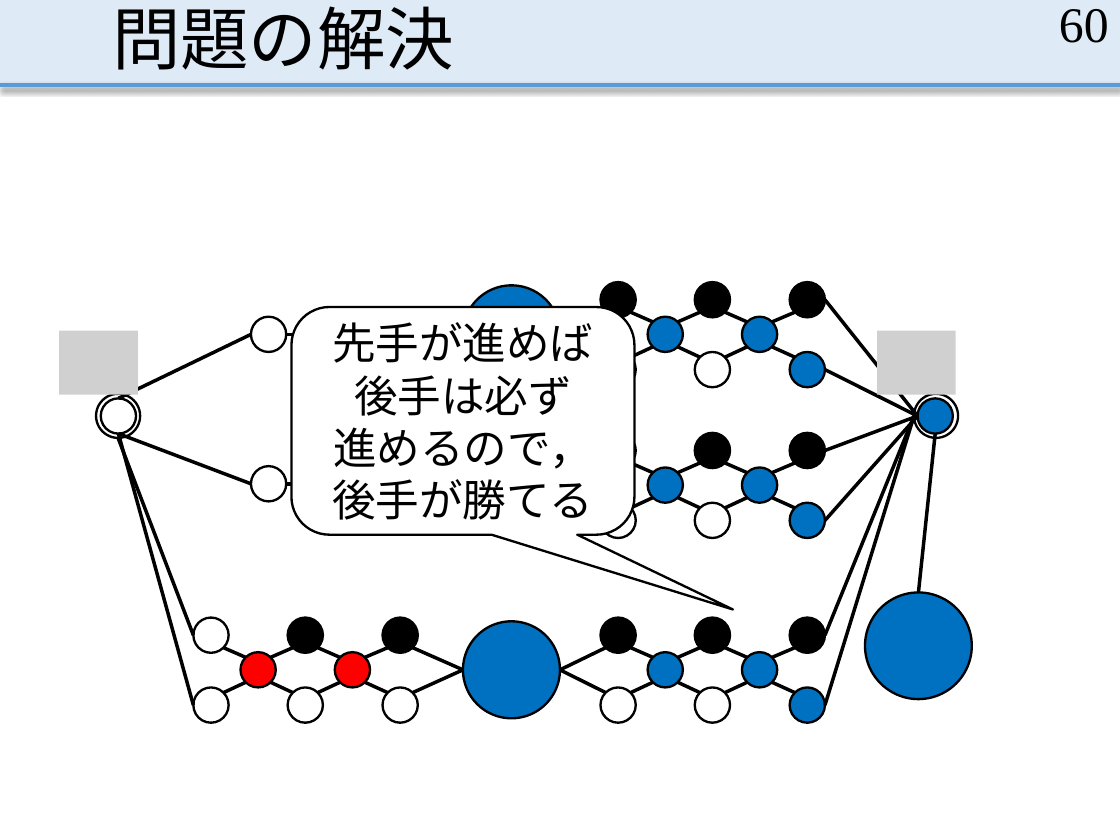
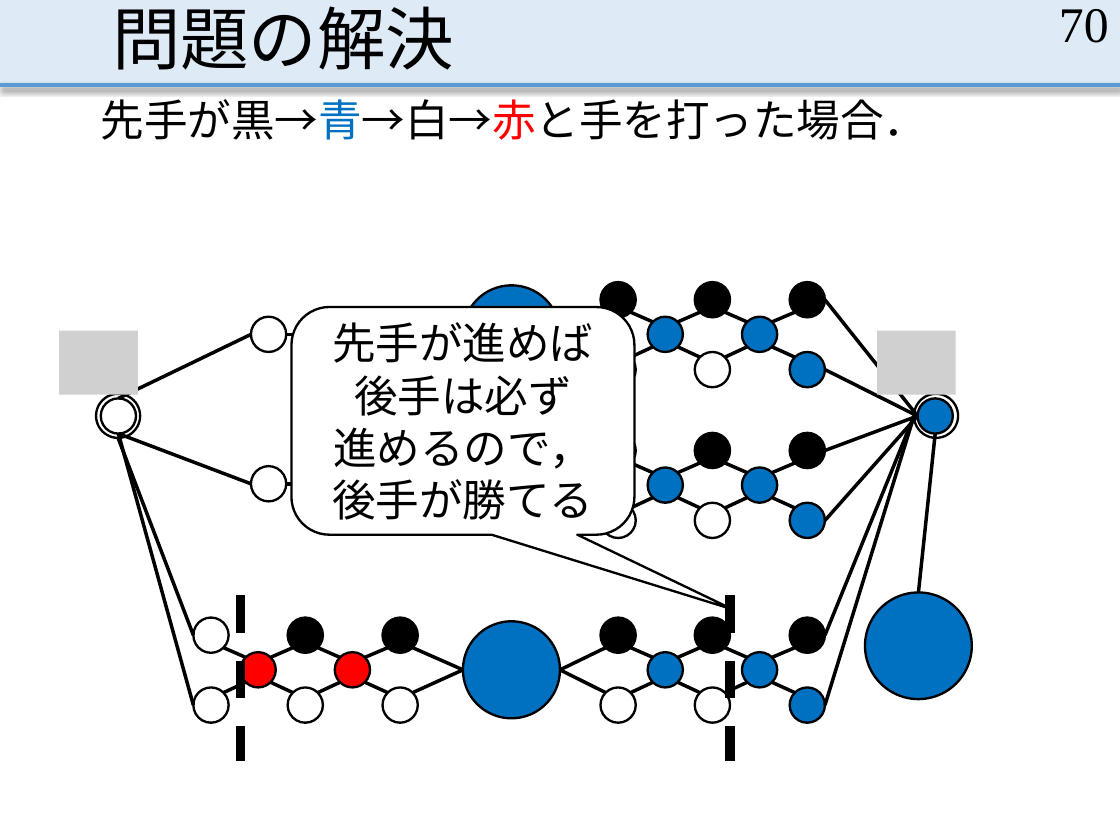
Before and after one commit to MasayaOda/SR, a slide deck: slide 70 of 191120oda.pptx (slide 60 before the commit). Drawn at 1120x840 pixels with LibreOffice and Linux fonts; fonts in the diff are those of the drawing; grey boxes stand for pictures. Boxes give left, top, right and bottom in pixels: in the first picture for what was removed or moved away, otherwise in the second. Text is boxed around its words. In the diff, an @@ line names an element or a change of style, - is before the commit and + after.

```diff
--- a/191120oda.pptx
+++ b/191120oda.pptx
@@ page number at bbox=[1059, 9, 1109, 43]: text changed @@
-60
+70
@@ text added at bbox=[101, 92, 927, 140], 28 pt, text #000000 @@
+先手が黒→青→白→赤と手を打った場合．
@@ line added from (241, 596) to (241, 760), #000000 6 pt dashed @@
@@ line added from (730, 596) to (730, 760), #000000 6 pt dashed @@
```
Also in this commit, not shown: 43 other slides changed, 14 slides added, 1 other file.
